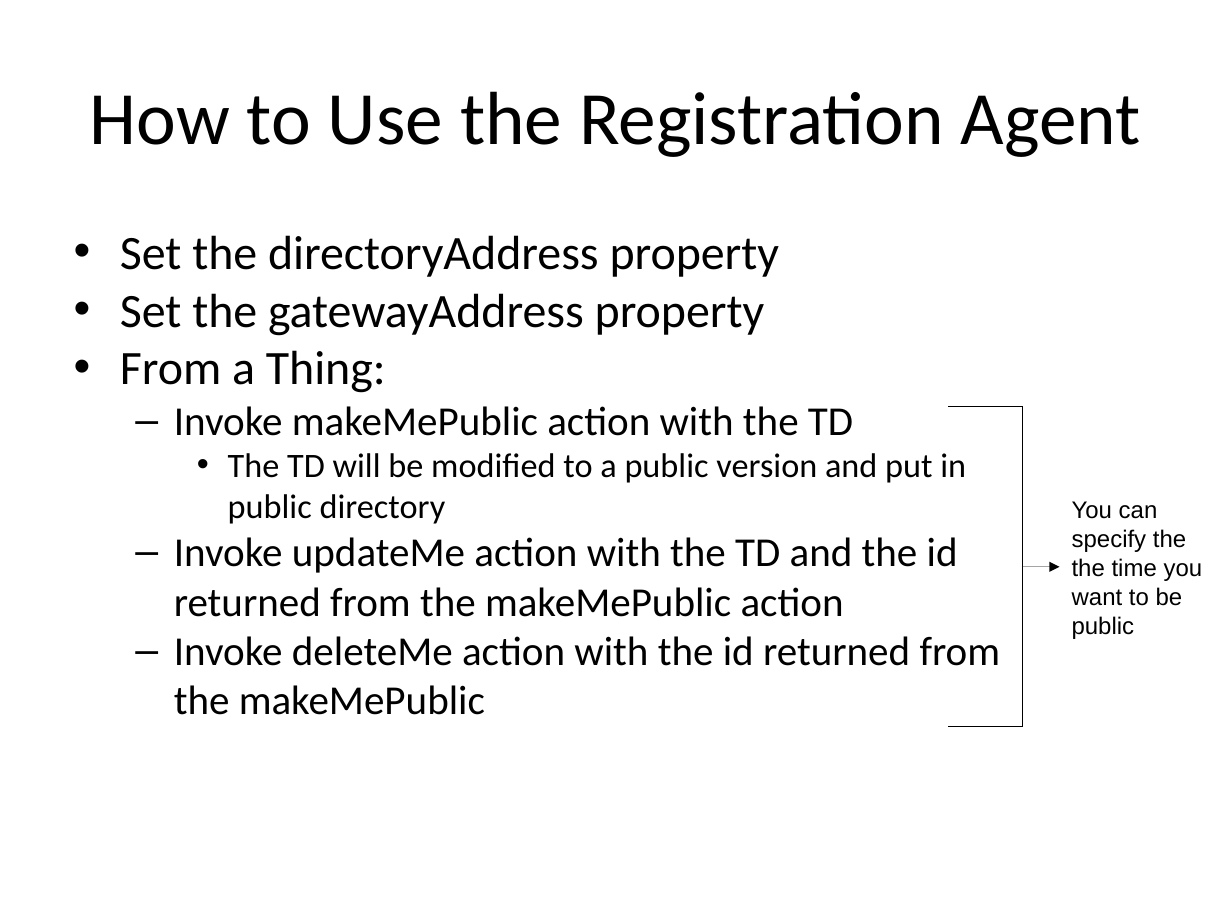
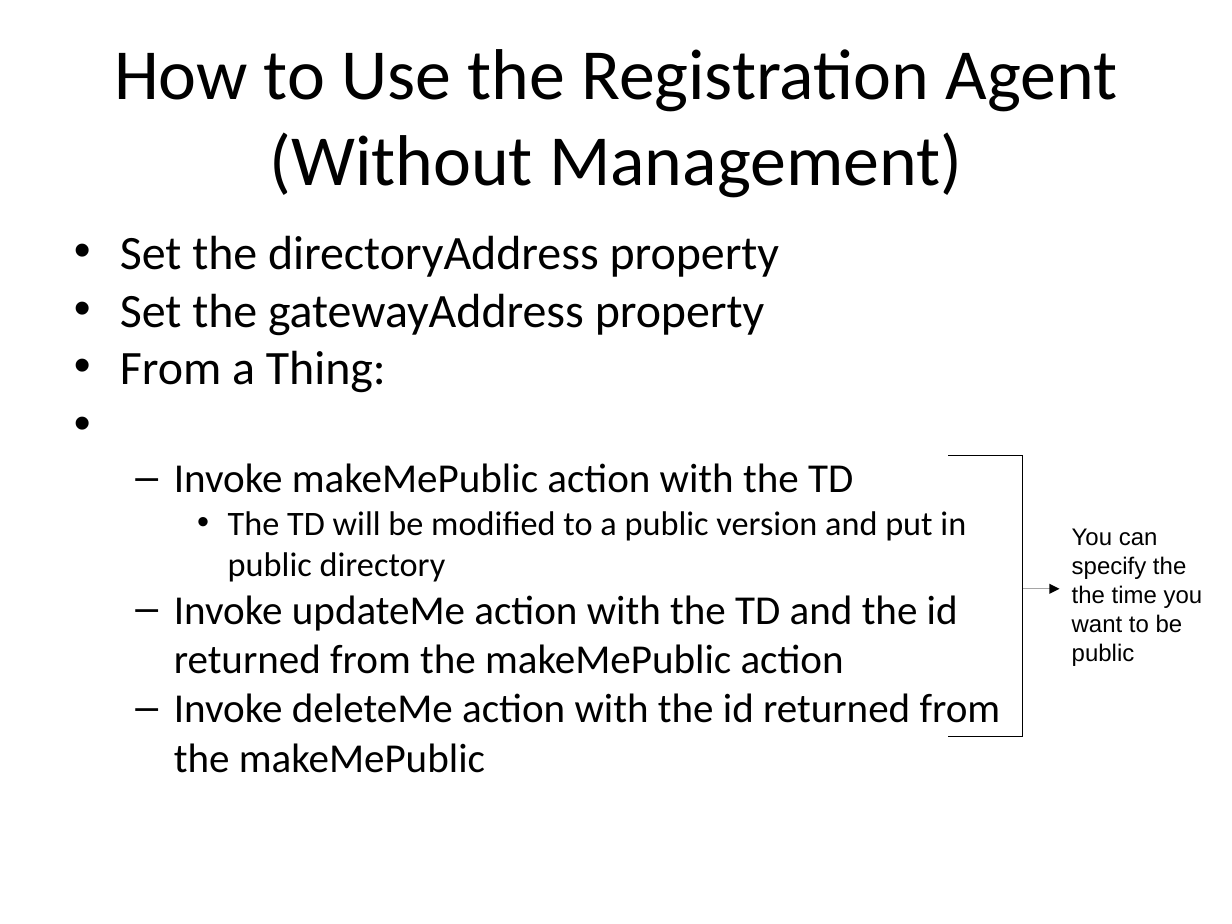
Before and after one commit to egekorkan/ProxyServient, a slide deck: slide 6 of RegistrationAgent.pptx. Drawn at 1232x924 pixels with LibreOffice and Linux fonts; fonts in the diff are those of the drawing. Boxes give left, top, right and bottom in pixels: in the first picture for what was removed or moved away, otherwise in the second. Text is boxed around its words. In the diff, an @@ line names an element or a change of style, - is before the commit and + after.

```diff
--- a/RegistrationAgent.pptx
+++ b/RegistrationAgent.pptx
@@ text at [114,49,1118,198]: text changed; size 44 to 42 pt @@
-How to Use the Registration Agent
+How to Use the Registration Agent (Without Management)
@@ text "Set the directoryAddress property" rewrapped from [120,235,1001,715] to [120,235,1001,773] @@
@@ line moved from (949, 407) - (1023, 407) to (949, 456) - (1023, 456) @@
@@ line moved from (1023, 407) - (1023, 727) to (1023, 456) - (1023, 737) @@
@@ text "You can specify the the ...": place and size @@
-text "You can specify the the ..." at [1072,501,1203,639]
+text "You can specify the the ..." at [1072,528,1203,666]
@@ arrow moved from (1023, 567) - (1060, 567) to (1023, 589) - (1060, 589) @@
@@ line moved from (949, 727) - (1023, 727) to (949, 737) - (1023, 737) @@
```
Also in this commit, not shown: 2 other slides changed, 1 other file.
